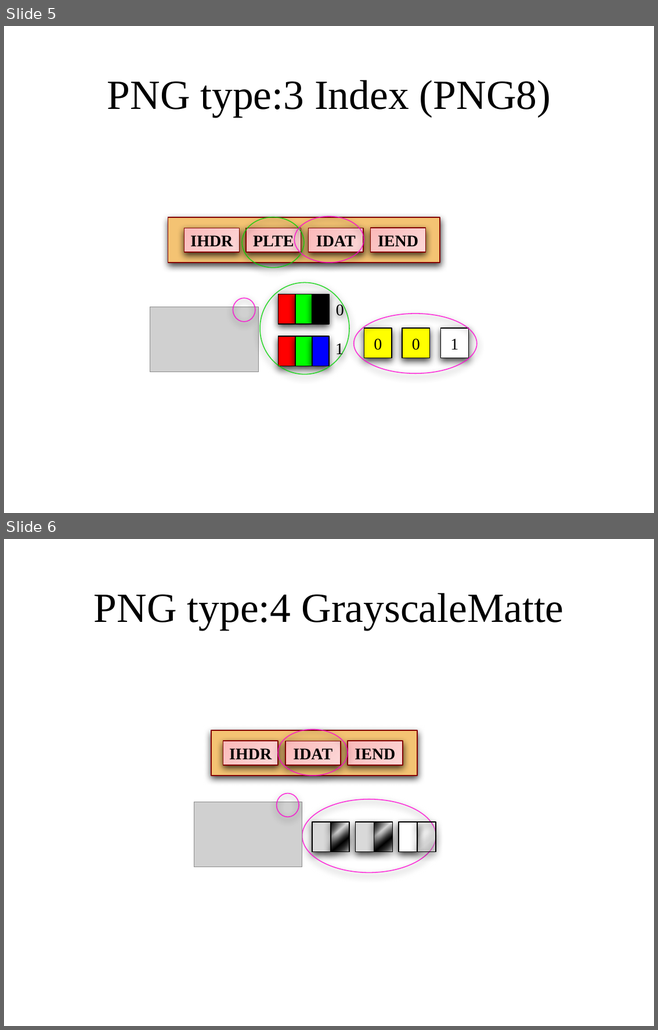
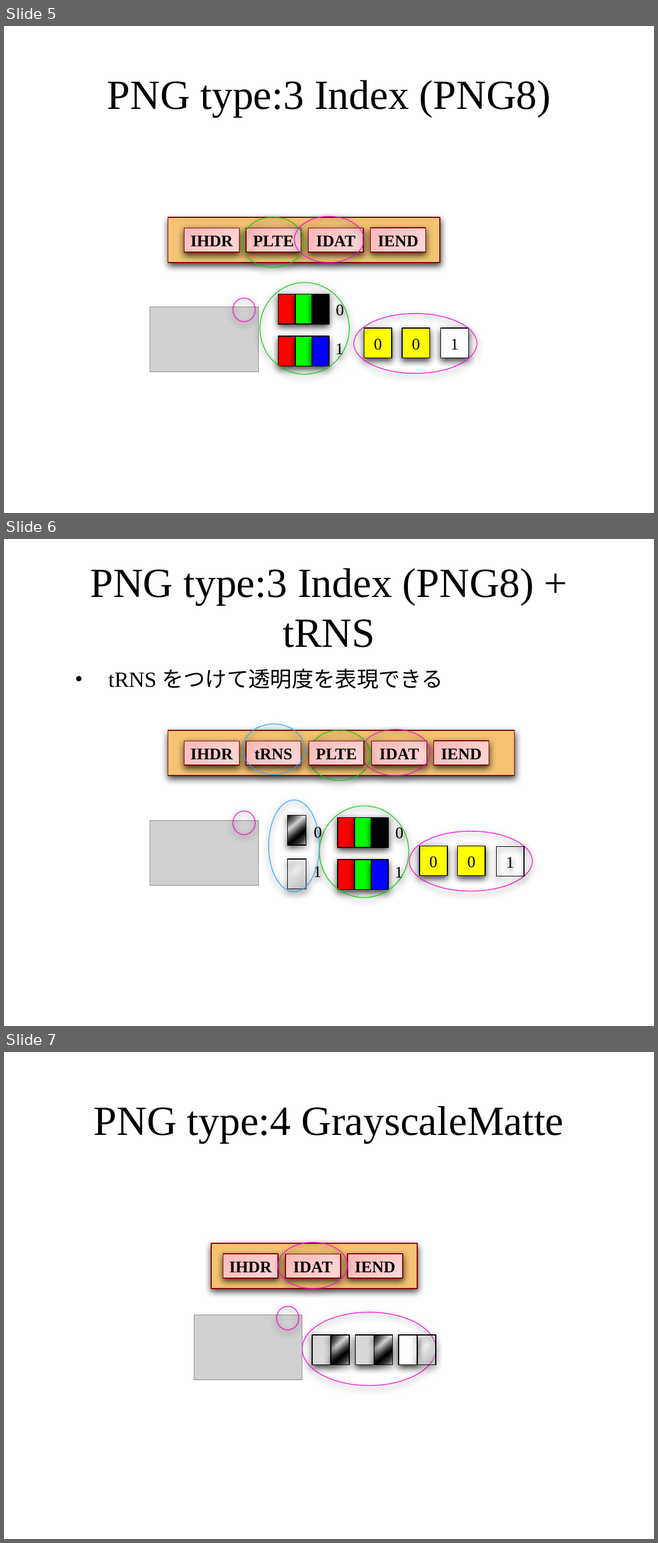
Before and after one commit to awmlabs/blog.awm.jp, a slide deck: content/2016/01/26/png.pptx. Shown one above the other, each under a label of ours: slides 5 and 6 before the commit, slides 5, 6 and 7 after it. The pictures are 658x1030 and 658x1543 pixels, drawn with LibreOffice and Linux fonts; fonts in the diff are those of the drawing; grey boxes stand for pictures; background and template pictures are left out. Boxes give left, top, right and bottom in pixels: in the first picture for what was removed or moved away, otherwise in the second. Text is boxed around its words. In the diff, an @@ line names an element or a change of style, - is before the commit and + after.

Commit message:
Index(PNG8) + tRNS の図を追加

```diff
--- a/content/2016/01/26/png.pptx
+++ b/content/2016/01/26/png.pptx
@@ slide 6 added at (x1=4, y1=539, x2=654, y2=1026), background picture (left out) @@
@@ title added at (x1=90, y1=568, x2=534, y2=647), 46 pt, text #000000 @@
+PNG type:3 Index (PNG8) + tRNS
@@ text added at (x1=108, y1=668, x2=443, y2=689), 24 pt, text #000000 @@
+• tRNS をつけて透明度を表現できる
@@ rectangle added at (x1=168, y1=730, x2=514, y2=776), fill #F4C373, outline #860605 1 pt @@
@@ ellipse added at (x1=242, y1=724, x2=304, y2=775), outline #26A9FF 1 pt @@
@@ ellipse added at (x1=308, y1=730, x2=370, y2=781), outline #00D300 1 pt @@
@@ ellipse added at (x1=361, y1=729, x2=430, y2=776), outline #FF00D3 1 pt @@
@@ rectangle added at (x1=184, y1=741, x2=239, y2=765), fill gradient #FCD7D7 to #FBBABA, outline #860605 1 pt, 18 pt, text #000000, bold @@
+IHDR
@@ rectangle added at (x1=246, y1=741, x2=301, y2=765), fill gradient #FCD7D7 to #FBBABA, outline #860605 1 pt, 18 pt, text #000000, bold @@
+tRNS
@@ rectangle added at (x1=308, y1=741, x2=364, y2=765), fill gradient #FCD7D7 to #FBBABA, outline #860605 1 pt, 18 pt, text #000000, bold @@
+PLTE
@@ rectangle added at (x1=372, y1=741, x2=427, y2=765), fill gradient #FCD7D7 to #FBBABA, outline #860605 1 pt, 18 pt, text #000000, bold @@
+IDAT
@@ rectangle added at (x1=433, y1=741, x2=489, y2=765), fill gradient #FCD7D7 to #FBBABA, outline #860605 1 pt, 18 pt, text #000000, bold @@
+IEND
@@ ellipse added at (x1=233, y1=811, x2=255, y2=835), outline #FF00D3 1 pt @@
@@ ellipse added at (x1=268, y1=800, x2=319, y2=892), outline #26A9FF 1 pt @@
@@ rectangle added at (x1=287, y1=815, x2=306, y2=845), fill gradient #000000, outline #000000 1 pt @@
@@ ellipse added at (x1=319, y1=806, x2=408, y2=897), outline #00D300 1 pt @@
@@ picture added at (x1=150, y1=820, x2=259, y2=885) @@
@@ text added at (x1=314, y1=825, x2=322, y2=841), 18 pt, text #000000 @@
+0
@@ rectangle added at (x1=338, y1=817, x2=354, y2=848), fill #FF0000, outline #000000 1 pt @@
@@ rectangle added at (x1=354, y1=817, x2=371, y2=848), fill #00FF00, outline #000000 1 pt @@
@@ rectangle added at (x1=371, y1=817, x2=388, y2=848), fill #000000, outline #000000 1 pt @@
@@ text added at (x1=395, y1=826, x2=403, y2=839), 18 pt, text #000000 @@
+0
@@ ellipse added at (x1=409, y1=831, x2=532, y2=891), outline #FF00D3 1 pt @@
@@ rectangle added at (x1=419, y1=846, x2=447, y2=876), fill #FFFF00, outline #000000 1 pt, 18 pt, text #000000 @@
+0
@@ rectangle added at (x1=458, y1=846, x2=485, y2=876), fill #FFFF00, outline #000000 1 pt, 18 pt, text #000000 @@
+0
@@ rectangle added at (x1=496, y1=846, x2=524, y2=876), outline #000000 1 pt, 18 pt, text #000000 @@
+1
@@ rectangle added at (x1=287, y1=859, x2=306, y2=889), fill gradient #FFFFFF to #F2F2F2, outline #000000 1 pt @@
@@ text added at (x1=313, y1=864, x2=321, y2=877), 18 pt, text #000000 @@
+1
@@ rectangle added at (x1=338, y1=860, x2=354, y2=890), fill #FF0000, outline #000000 1 pt @@
@@ rectangle added at (x1=354, y1=860, x2=371, y2=890), fill #00FF00, outline #000000 1 pt @@
@@ rectangle added at (x1=371, y1=860, x2=388, y2=890), fill #0000FF, outline #000000 1 pt @@
@@ text added at (x1=394, y1=867, x2=402, y2=881), 18 pt, text #000000 @@
+1
@@ what was slide 6 is now slide 7 @@
```
Also in this commit, not shown: 1 slide changed.
